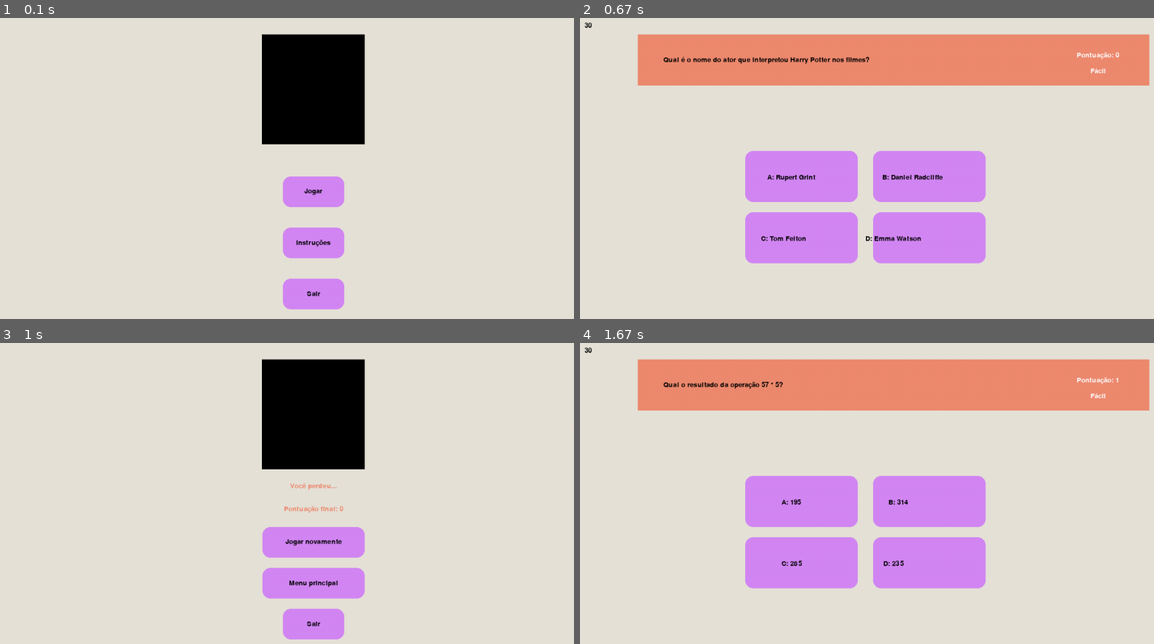
Above: before the commit, frames 1-4 (two rows, left to right).
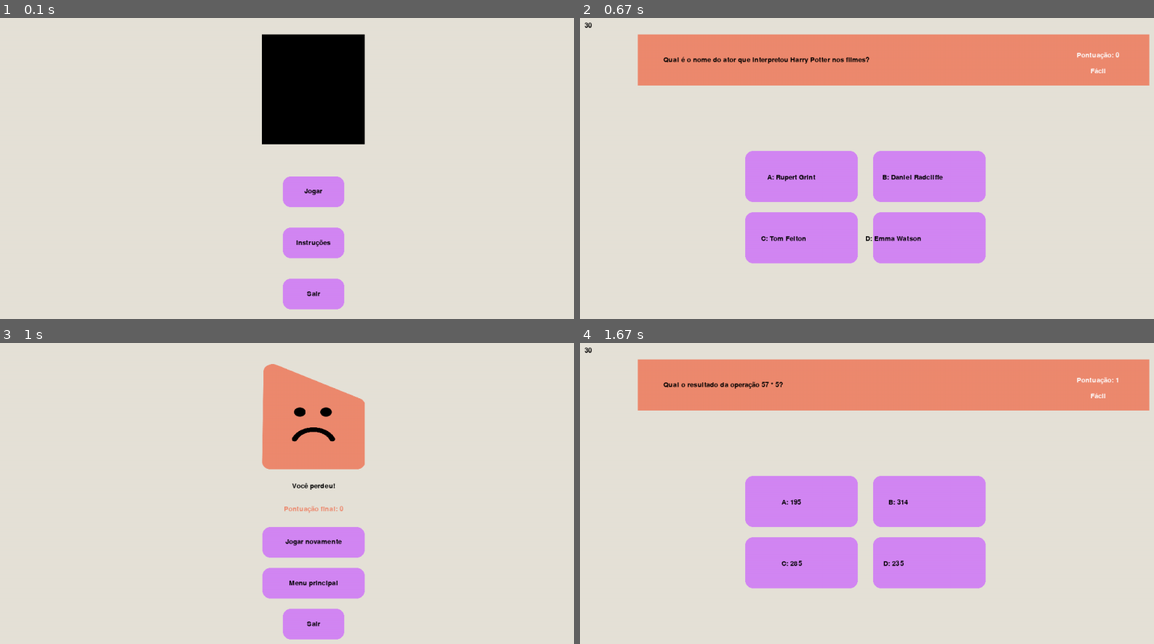
Above: after the commit, the same moments.

Repository: insper-classroom/devlife-23-1-projeto-pygame-jonas-pelegrina-gabriel-mendes
Game: pygame game, started from jogo.py
Two runs of this game, one before a commit and one after it. Both use one fixed random seed, a clock stepped at 60 frames per second and the inputs below.
Inputs (mouse positions are in pixels of both pictures, inside the frame that each line leads up to):
- Up to frame 1 (0.1 s): no input
- Up to frame 2 (0.67 s): click (895, 180) at 0.38 s
- Up to frame 3 (1 s): click (390, 538) at 0.72 s
- Up to frame 4 (1.67 s): click "Jogar novamente" at 1.05 s; click "C: Onça-pintada" at 1.38 s

Frames 1-2 are identical in both runs. In frame 3, 6.5% of the frame differs, in the area x 45-64%, y 5-49%; in frame 4, nothing differs.

Commit message:
Novo visual para a tela de fim e ganhou

Diff:
--- a/assets.py
+++ b/assets.py
@@ -22,6 +22,12 @@
 retangulo_c = transform.scale(retangulo_c, (208, 120))
 retangulo_d = transform.scale(retangulo_d, (208, 120))
 
+perdeu = image.load('assets/img/perdeu.png')
+perdeu = transform.scale(perdeu, (201, 215))
+
+ganhou = image.load('assets/img/ganhou.png')
+ganhou = transform.scale(ganhou, (201, 215))
+
 # ----- Sons e efeitos sonoros
 mixer.music.load('assets/sons/fundo.mp3')
 success = mixer.Sound('assets/sons/success.mp3')
--- a/jogo.py
+++ b/jogo.py
@@ -171,9 +171,9 @@
 
         # Tela de fim de jogo
         elif tela_fim_de_jogo:
-            window.blit(logo, (WIDTH/2 - logo.get_width()/2, HEIGHT/2 - logo.get_height()/2 - 180))
-            mensagem = fonte_jogo.render('Você perdeu...', True, LARANJA)
+            mensagem = fonte_jogo.render('Você perdeu!', True, PRETO)
             window.blit(mensagem, (WIDTH/2 - mensagem.get_width()/2, HEIGHT/2 - mensagem.get_height()/2 - 40))
+            window.blit(perdeu, (WIDTH/2 - logo.get_width()/2, HEIGHT/2 - logo.get_height()/2 - 180))
             pontuacao_final = fonte_jogo.render('Pontuação final: ' + str(pontuacao), True, LARANJA)
             window.blit(pontuacao_final, (WIDTH/2 - pontuacao_final.get_width()/2, HEIGHT/2 - pontuacao_final.get_height()/2 + 5))
 
@@ -213,8 +213,8 @@
 
         # Tela de vitória
         elif tela_venceu_jogo:
-            window.blit(logo, (WIDTH/2 - logo.get_width()/2, HEIGHT/2 - logo.get_height()/2 - 180))
-            mensagem = fonte_jogo.render('Você ganhou!', True, LARANJA)
+            window.blit(ganhou, (WIDTH/2 - logo.get_width()/2, HEIGHT/2 - logo.get_height()/2 - 180))
+            mensagem = fonte_jogo.render('Você ganhou!', True, PRETO)
             window.blit(mensagem, (WIDTH/2 - mensagem.get_width()/2, HEIGHT/2 - mensagem.get_height()/2 - 40))
             pontuacao_final = fonte_jogo.render('Pontuação final: ' + str(pontuacao), True, LARANJA)
             window.blit(pontuacao_final, (WIDTH/2 - pontuacao_final.get_width()/2, HEIGHT/2 - pontuacao_final.get_height()/2 + 5))
Binary file added: assets/img/ganhou.png
Binary file added: assets/img/perdeu.png
